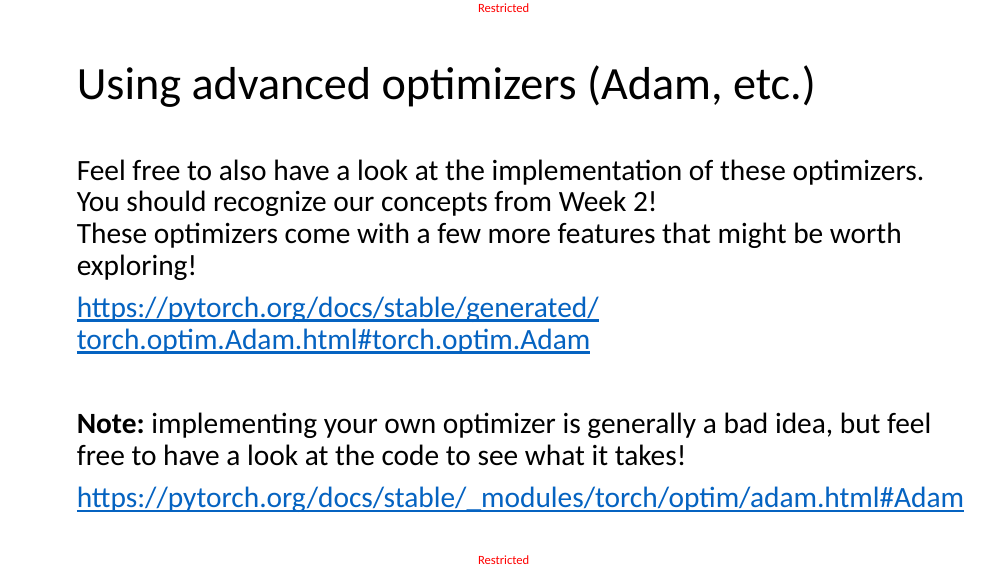
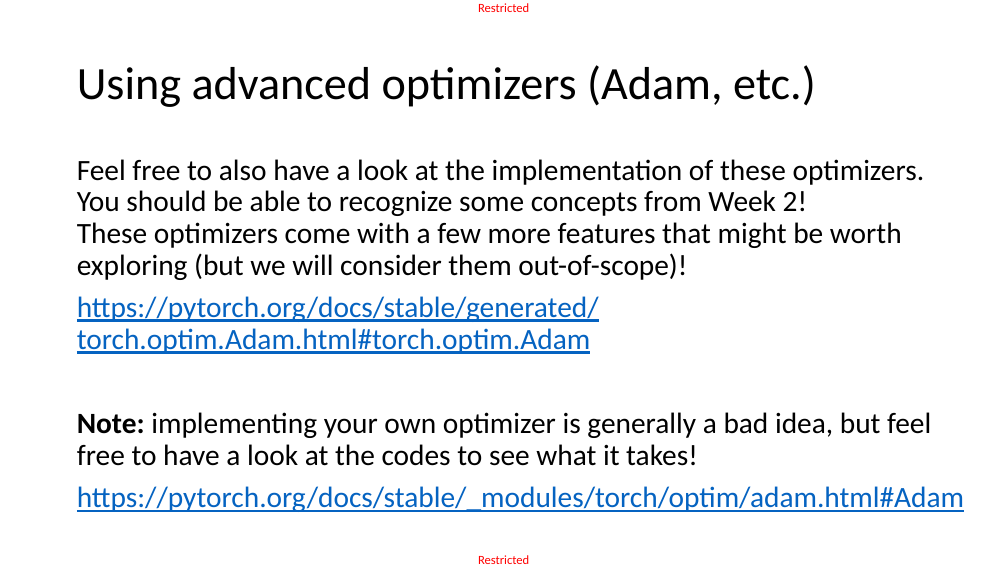
Before and after one commit to matthieudemari/SUTD_DL_50_039, a slide deck: slide 27 of W3/2. W3S2 final/W3S2.pptx. Drawn at 1008x567 pixels with LibreOffice and Linux fonts; fonts in the diff are those of the drawing. Boxes give left, top, right and bottom in pixels: in the first picture for what was removed or moved away, otherwise in the second. Text is boxed around its words. In the diff, an @@ line names an element or a change of style, - is before the commit and + after.

```diff
--- a/W3/2. W3S2 final/W3S2.pptx
+++ b/W3/2. W3S2 final/W3S2.pptx
@@ text at box(77, 159, 925, 280): text changed @@
-Feel free to also have a look at the implementation of these optimizers. You should recognize our concepts from Week 2!
-These optimizers come with a few more features that might be worth exploring!
+Feel free to also have a look at the implementation of these optimizers. You should be able to recognize some concepts from Week 2!
+These optimizers come with a few more features that might be worth exploring (but we will consider them out-of-scope)!
@@ text at box(77, 412, 931, 466): text changed @@
-Note: implementing your own optimizer is generally a bad idea, but feel free to have a look at the code to see what it takes!
+Note: implementing your own optimizer is generally a bad idea, but feel free to have a look at the codes to see what it takes!
```
Also in this commit, not shown: 9 other slides changed, 11 other files.
